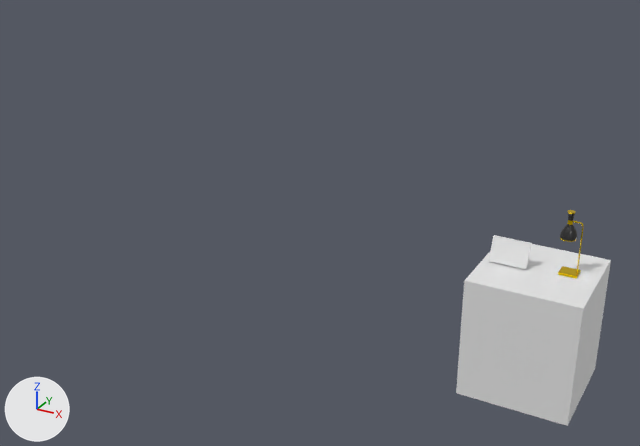
The Blender file nightstand.blend as it was, and as the next commit left it.
Before and after are seen from a camera (50 mm lens) standing at (2.93, -3.13, 1.56) and looking at (1.21, 0.0, 0.0). The axes (+X, +Y, +Z) are drawn at lower left. The lights are the same throughout.

The first picture shows 'LAMP ', 'arm ', 'bedside table ', 'photoframe', 'stand'.
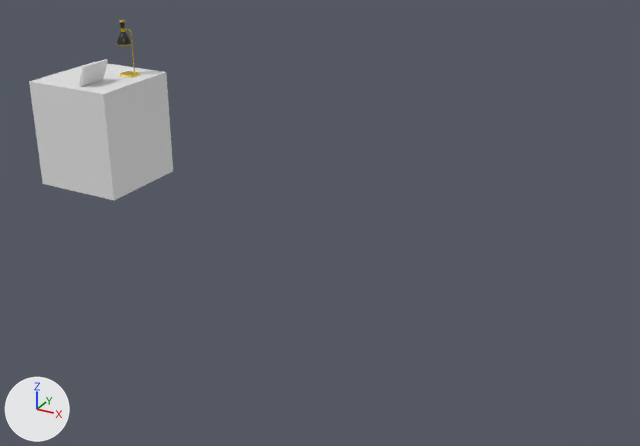
Diff of the bpy script that builds the scene:
```diff
--- a/nightstand.blend.py
+++ b/nightstand.blend.py
@@ ob_bedside_table @@
 ob_bedside_table = bpy.data.objects.new('bedside table ', me_cube)
-ob_bedside_table.location = (2.183, 0.0, -0.255)
+ob_bedside_table.location = (0.01, 0.0, 0.245)
@@ ob_photoframe @@
 ob_photoframe = bpy.data.objects.new('photoframe', me_cube_002)
-ob_photoframe.location = (2.061, -0.003, 0.076)
-ob_photoframe.rotation_euler = (1.309, 0.0, 0.0)  # degrees (75, 0, 0)
+ob_photoframe.location = (0.08, -0.109, 0.576)
+ob_photoframe.rotation_euler = (1.309, 0.0, -1.571)  # degrees (75, 0, -90)
@@ ob_arm @@
 ob_arm = bpy.data.objects.new('arm ', me_cylinder)
-ob_arm.location = (2.306, 0.027, 0.162)
+ob_arm.location = (0.133, 0.094, 0.662)
 ob_arm.scale = (0.0543, 0.0543, 0.0543)
@@ ob_stand @@
 ob_stand = bpy.data.objects.new('stand', me_cube_001)
-ob_stand.location = (2.293, 0.027, 0.0)
+ob_stand.location = (0.12, 0.094, 0.5)
 ob_stand.scale = (0.0543, 0.0543, 0.0543)
@@ ob_lamp @@
 ob_lamp = bpy.data.objects.new('LAMP ', me_beziercurve_001)
-ob_lamp.location = (2.273, 0.027, 0.196)
+ob_lamp.location = (0.1, 0.094, 0.696)
 ob_lamp.scale = (0.0543, 0.0543, 0.0543)
```

Changed parts and their boxes [x1, y1, x2, y2] in the pictures (640 x 446 px):
'bedside table ', moved
    before: [456, 244, 611, 426]
    after: [29, 62, 173, 200]
'photoframe', moved, turned
    before: [488, 235, 532, 269]
    after: [79, 59, 108, 87]
'LAMP ', moved
    before: [560, 210, 577, 242]
    after: [117, 20, 131, 46]
'stand', moved
    before: [558, 266, 581, 278]
    after: [120, 71, 140, 77]
'arm ', moved
    before: [573, 221, 584, 273]
    after: [124, 29, 135, 74]
